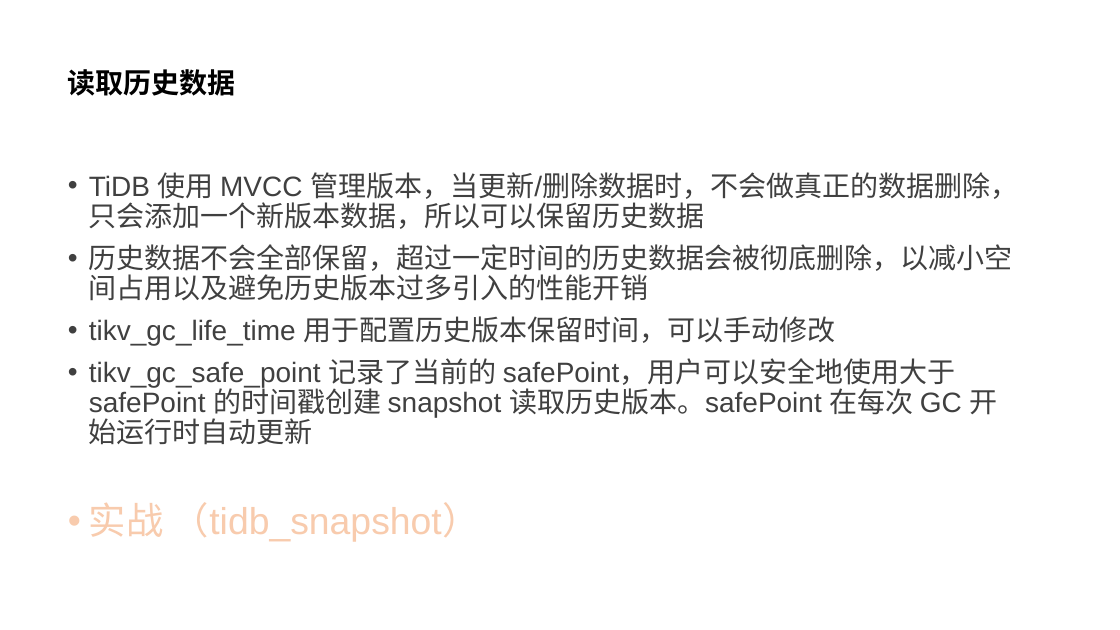
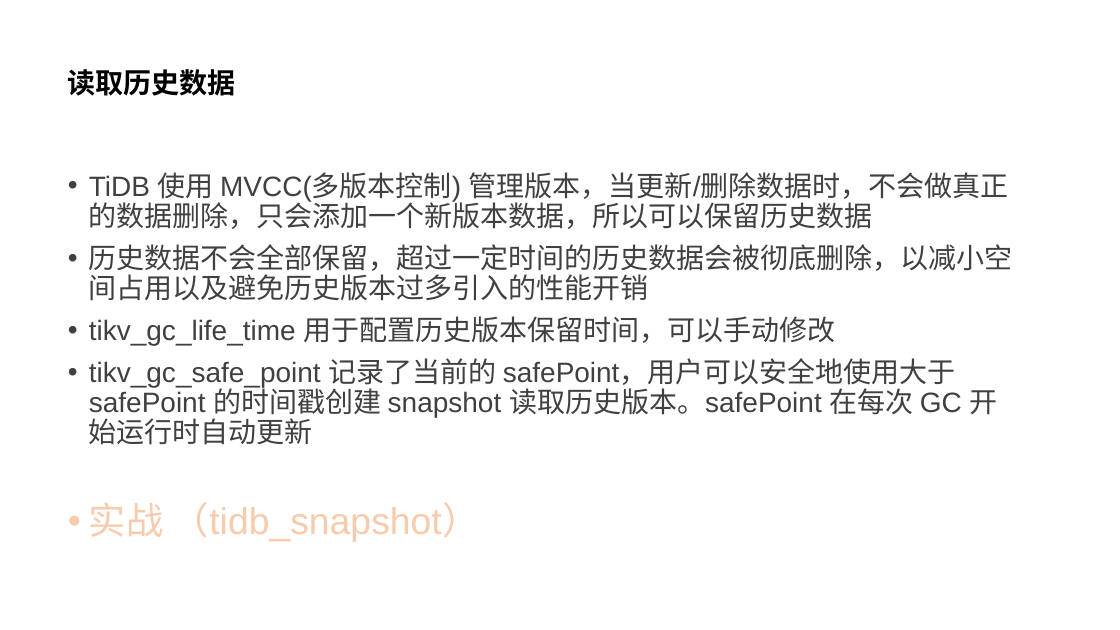
Before and after one commit to zjfsdnu/deer_faq, a slide deck: slide 26 of ppt/TiDB介绍.pptx. Drawn at 1120x630 pixels with LibreOffice and Linux fonts; fonts in the diff are those of the drawing. Boxes give left, top, right and bottom in pixels: in the first picture for what was removed or moved away, otherwise in the second. Text is boxed around its words. In the diff, an @@ line names an element or a change of style, - is before the commit and + after.

```diff
--- a/ppt/TiDB介绍.pptx
+++ b/ppt/TiDB介绍.pptx
@@ text at (89, 172, 1009, 229): text changed @@
-• TiDB 使用 MVCC 管理版本，当更新/删除数据时，不会做真正的数据删除，只会添加一个新版本数据，所以可以保留历史数据
+• TiDB 使用 MVCC(多版本控制) 管理版本，当更新/删除数据时，不会做真正的数据删除，只会添加一个新版本数据，所以可以保留历史数据
```
Also in this commit, not shown: 1 other slide changed, 2 other files.
